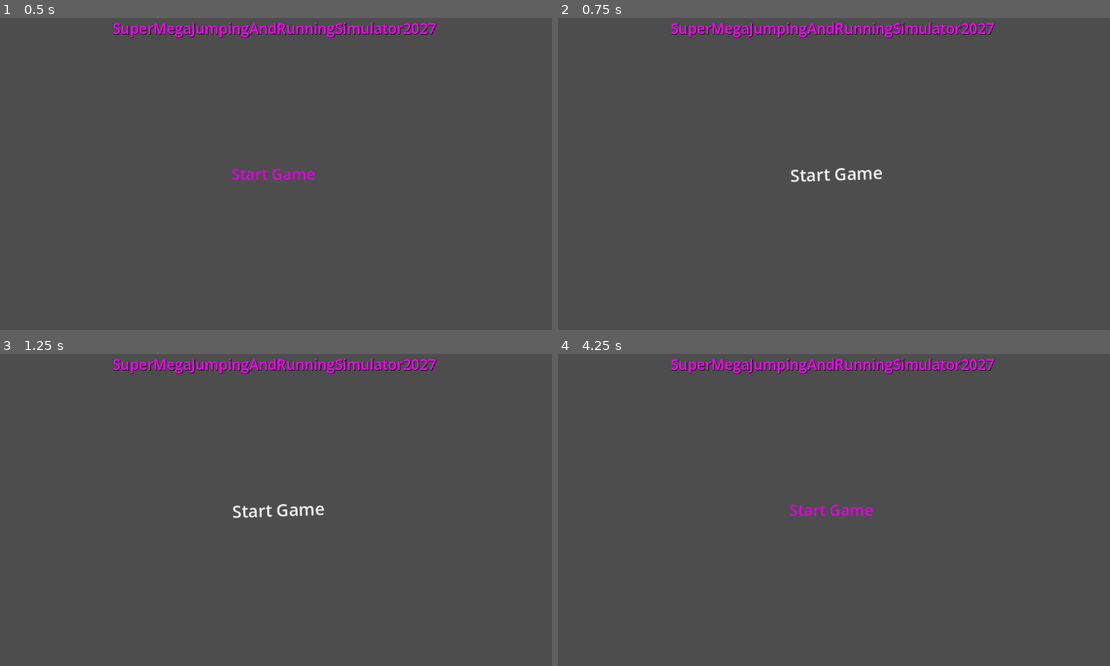
Above: before the commit, frames 1-4 (two rows, left to right).
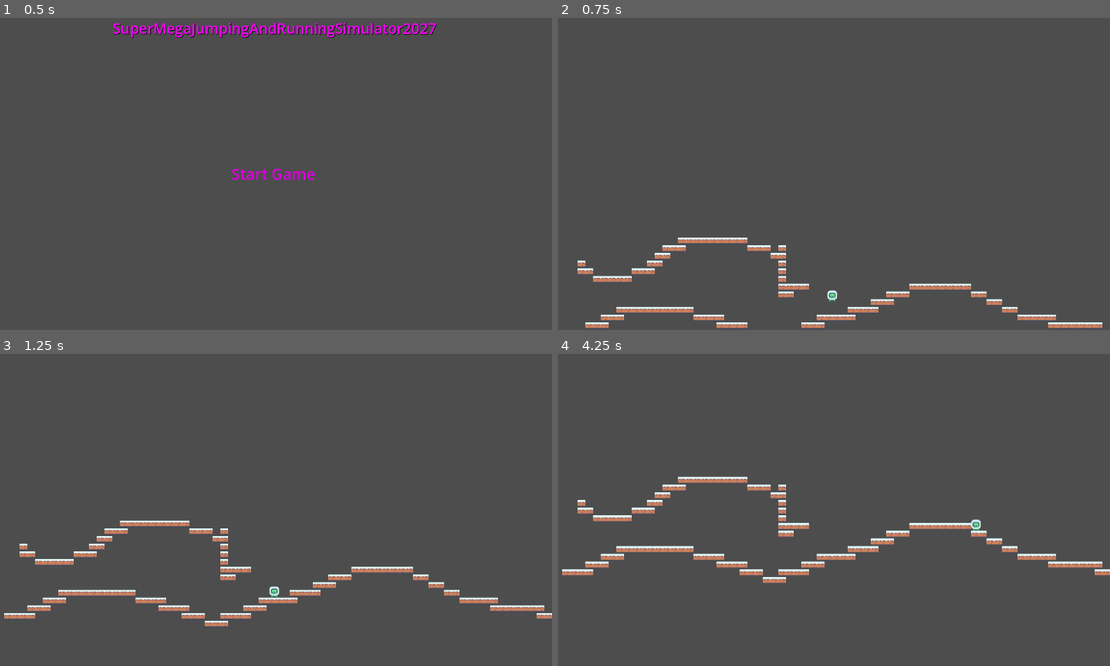
Above: after the commit, the same moments.

Repository: maxcarleton1/COMP1501-Final-Project
Game: Godot game, scene res://scenes/main_menu.tscn
Two runs of this game, one before a commit and one after it. Both use one fixed random seed, a clock stepped at 60 frames per second and the inputs below.
Inputs (mouse positions are in pixels of both pictures, inside the frame that each line leads up to):
- Up to frame 1 (0.5 s): no input
- Up to frame 2 (0.75 s): click "Start Game" at 0.5 s
- Up to frame 3 (1.25 s): no input
- Up to frame 4 (4.25 s): click (834, 510) at 1.25 s, where only the run before the commit has a clickable "Start Game"; move the mouse to (955, 494) at 2.02 s; hold D (MoveRight) 2.03-3.53 s; tap Space (Jump) at 2.27, 3.02 s; move the mouse to (723, 525) at 2.77 s; move the mouse to (889, 441) at 3.52 s; hold A (MoveLeft) from 3.53 s (still down)

Frame 1 is identical in both runs. In frame 2, 4.6% of the frame differs, in the area x 3-99%, y 1-100%; in frame 3, 5.0%; in frame 4, 5.2%, in the area x 0-100%, y 1-74%.

Commit message:
Added a signal that was needed

Diff:
--- a/final-project/scenes/main_menu.tscn
+++ b/final-project/scenes/main_menu.tscn
@@ -36,3 +36,5 @@
 theme_override_font_sizes/font_size = 32
 text = "Start Game"
 flat = true
+
+[connection signal="pressed" from="StartGame" to="." method="_on_start_game_pressed"]
--- a/final-project/scripts/main_menu.gd
+++ b/final-project/scripts/main_menu.gd
@@ -2,5 +2,5 @@
 
 @export var mainGame: PackedScene
 
-func _on_button_pressed() -> void:
+func _on_start_game_pressed() -> void:
 	get_tree().change_scene_to_packed(mainGame)
